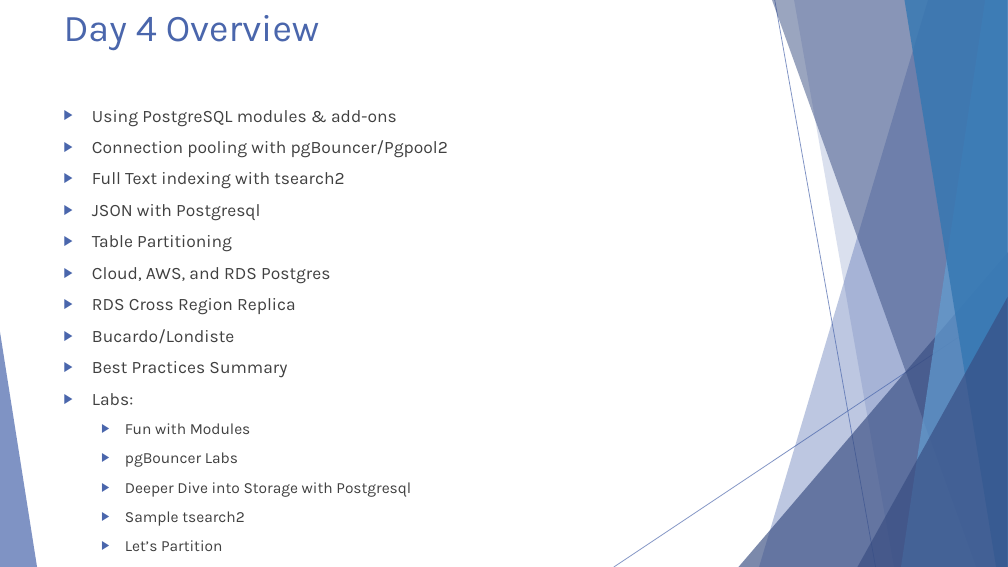
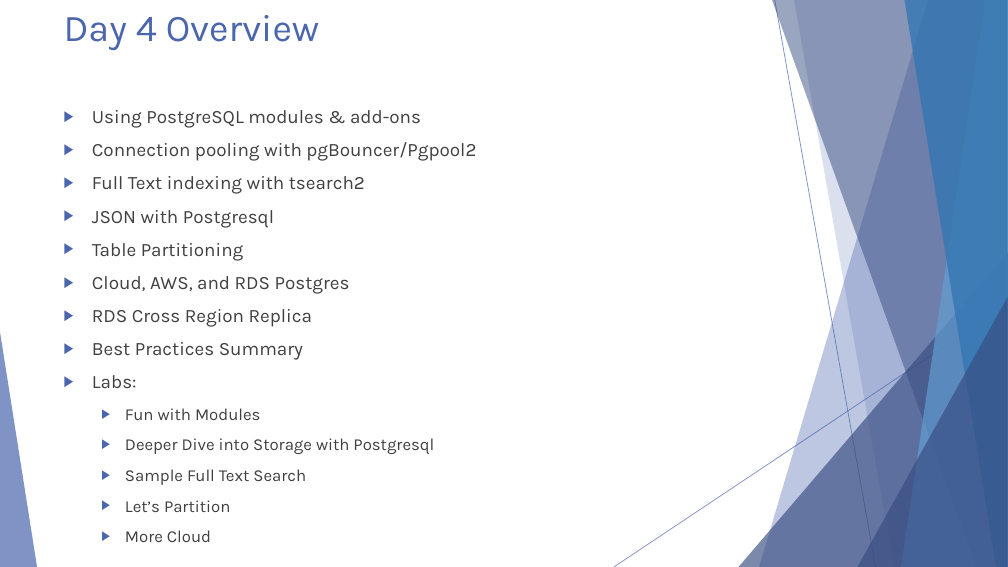
Before and after one commit to michaelrishiforrester/IntrotoPostgres2016, a slide deck: slide 2 of Presentations/Postgresql Presentation Day 4.pptx. Drawn at 1008x567 pixels with LibreOffice and Linux fonts; fonts in the diff are those of the drawing. Boxes give left, top, right and bottom in pixels: in the first picture for what was removed or moved away, otherwise in the second. Text is boxed around its words. In the diff, an @@ line names an element or a change of style, - is before the commit and + after.

```diff
--- a/Presentations/Postgresql Presentation Day 4.pptx
+++ b/Presentations/Postgresql Presentation Day 4.pptx
@@ text at (92,110,476,542): size 16.6 to 18 pt in "Using PostgreSQL modules & add-ons", "Connection pooling with pgBouncer/Pgpool2", "Full Text indexing with tsearch2", "JSON with Postgresql" and 5 more places; size 14.8 to 16 pt in "Fun with Modules", "Deeper Dive into Storage with Postgresql", "Let’s Partition", "More Cloud" @@
@@ text at (92,329,234,343): paragraph removed @@
-▶ Bucardo/Londiste
@@ text at (125,452,238,467): paragraph removed @@
-  ▶ pgBouncer Labs
@@ text at (125,469,306,485): text changed; size 14.8 to 16 pt @@
-  ▶ Sample tsearch2
+  ▶ Sample Full Text Search
```
Also in this commit, not shown: 2 other slides changed.
